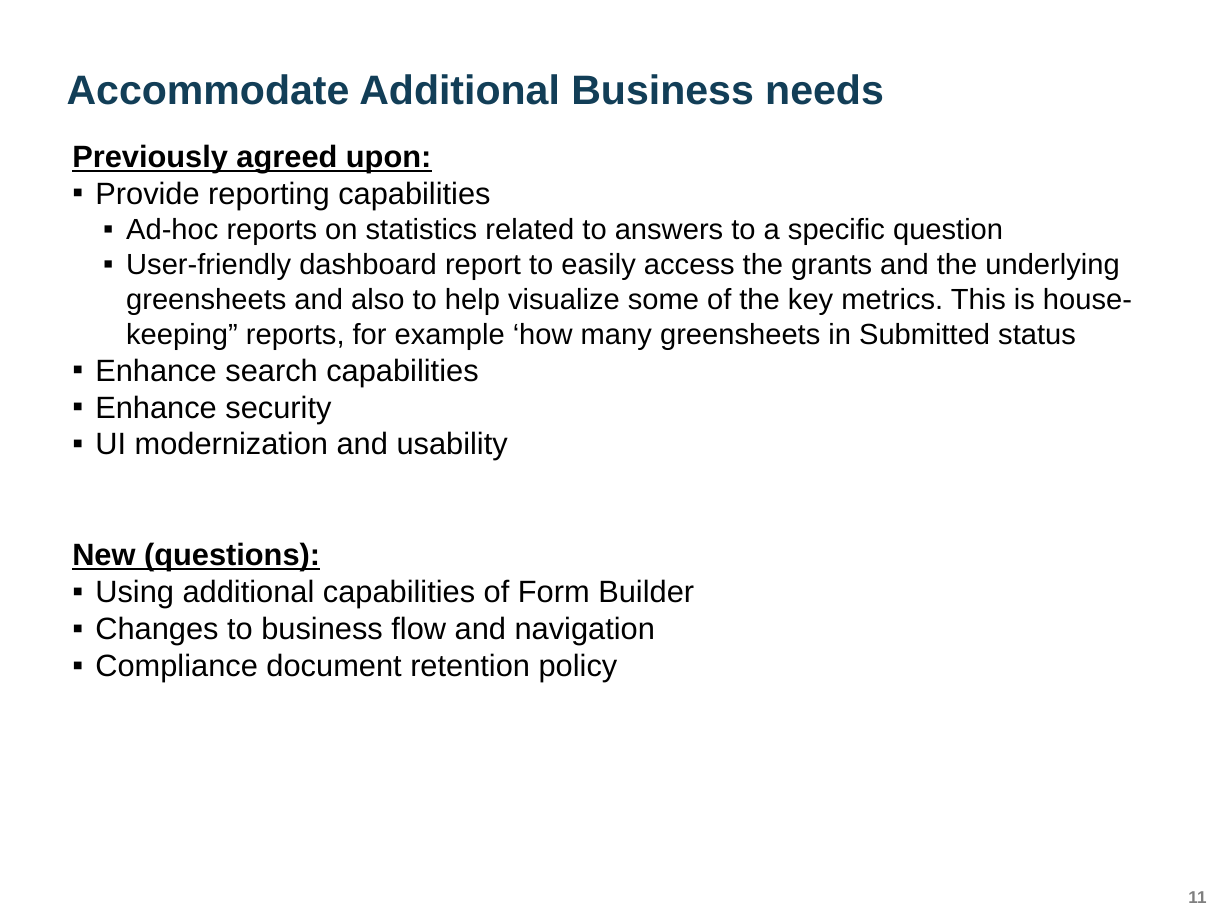
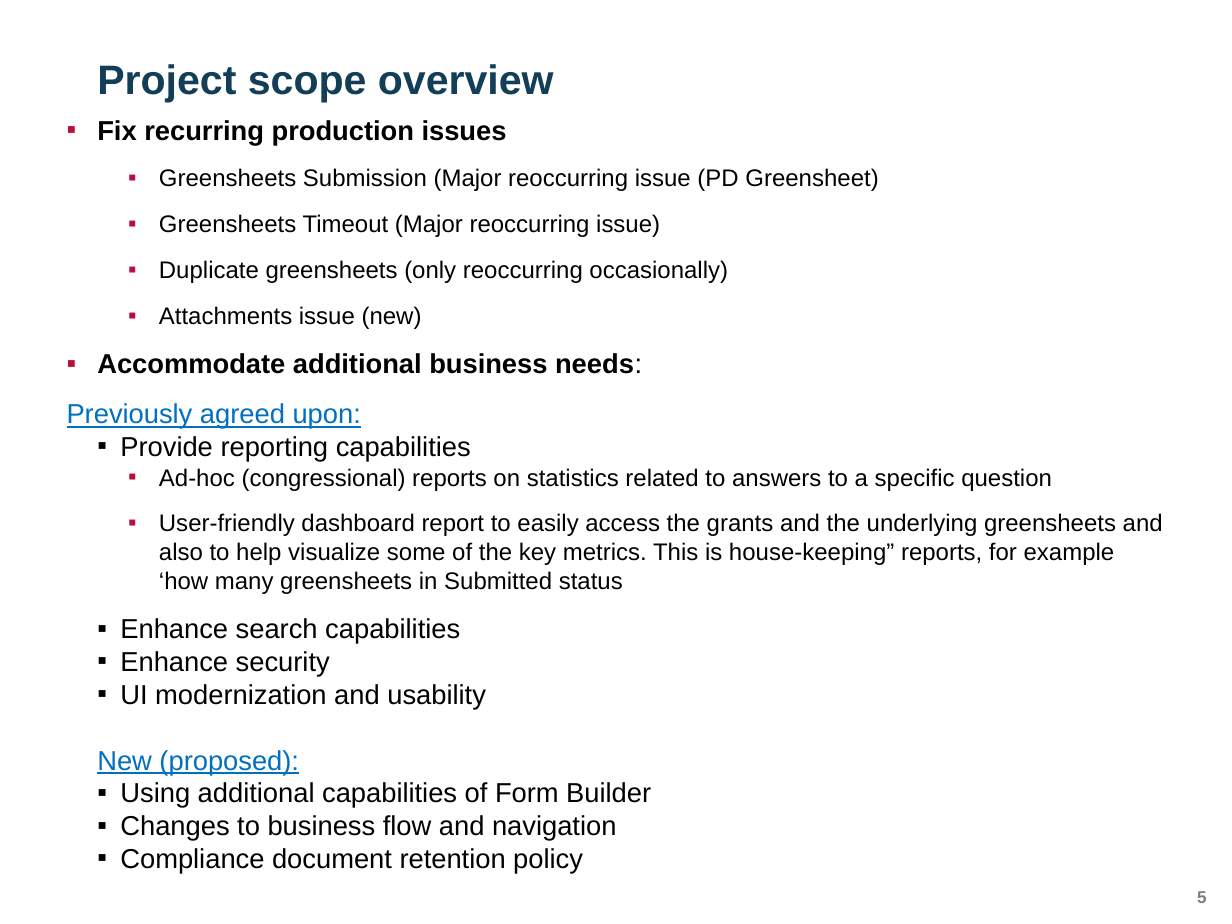
Before and after one commit to yaoh4/greensheets_classic, a slide deck: slide 5 of Requirements/Presentations/GreenSheets OGA presentation_version 1.pptx (slide 11 before the commit). Drawn at 1232x924 pixels with LibreOffice and Linux fonts; fonts in the diff are those of the drawing; background and template pictures are left out. Boxes give left, top, right and bottom in pixels: in the first picture for what was removed or moved away, otherwise in the second. Text is boxed around its words. In the diff, an @@ line names an element or a change of style, - is before the commit and + after.

```diff
--- a/Requirements/Presentations/GreenSheets OGA presentation_version 1.pptx
+++ b/Requirements/Presentations/GreenSheets OGA presentation_version 1.pptx
@@ title removed at (67,74,884,105) @@
-Accommodate Additional Business needs
@@ title added at (97,64,554,102), 24 pt, text #123E57, bold @@
+  Project scope overview
@@ text "Fix recurring production issues": place and size @@
-text "Fix recurring production issues" at (72,144,1132,682)
+text "Fix recurring production issues" at (67,120,1163,874)
@@ text at (97,120,878,374): paragraphs added @@
+▪ Fix recurring production issues
+    ▪ Greensheets Submission (Major reoccurring issue (PD Greensheet)
+    ▪ Greensheets Timeout (Major reoccurring issue)
+    ▪ Duplicate greensheets (only reoccurring occasionally)
+    ▪ Attachments issue (new)
+▪ Accommodate additional business needs:
@@ text at (67,403,1163,874): size 18 to 16 pt in "Previously agreed upon:", "Provide reporting capabilities", "Enhance search capabilities", "Enhance security" and 4 more places; text colour #000000 to #0070C0, bold off in "Previously agreed upon:"; size 17 to 14 pt in "User-friendly dashboard report to easily access the ..."; list level 4 to 5 in "Provide reporting capabilities"; list level 5 to 3 in "User-friendly dashboard report to easily ..."; list level 4 to 5 in "Enhance search capabilities"; list level 4 to 5 in "Enhance security"; list level 4 to 5 in "UI modernization and usability"; list level 4 to 5 in "Using additional capabilities of Form ..."; list level 4 to 5 in "Changes to business flow and ..."; list level 4 to 5 in "Compliance document retention policy" @@
@@ text at (159,468,1052,491): text changed; size 17 to 14 pt @@
-        ▪ Ad-hoc reports on statistics related to answers to a specific question
+    ▪ Ad-hoc (congressional) reports on statistics related to answers to a specific question
@@ text at (97,750,299,775): text changed; size 18 to 16 pt; text colour #000000 to #0070C0; bold off @@
-      New (questions):
+        New (proposed):
@@ page number at (1197,891,1207,903): text changed @@
-11
+5
```
Also in this commit, not shown: 3 other slides changed, 4 slides added, 10 slides removed.
